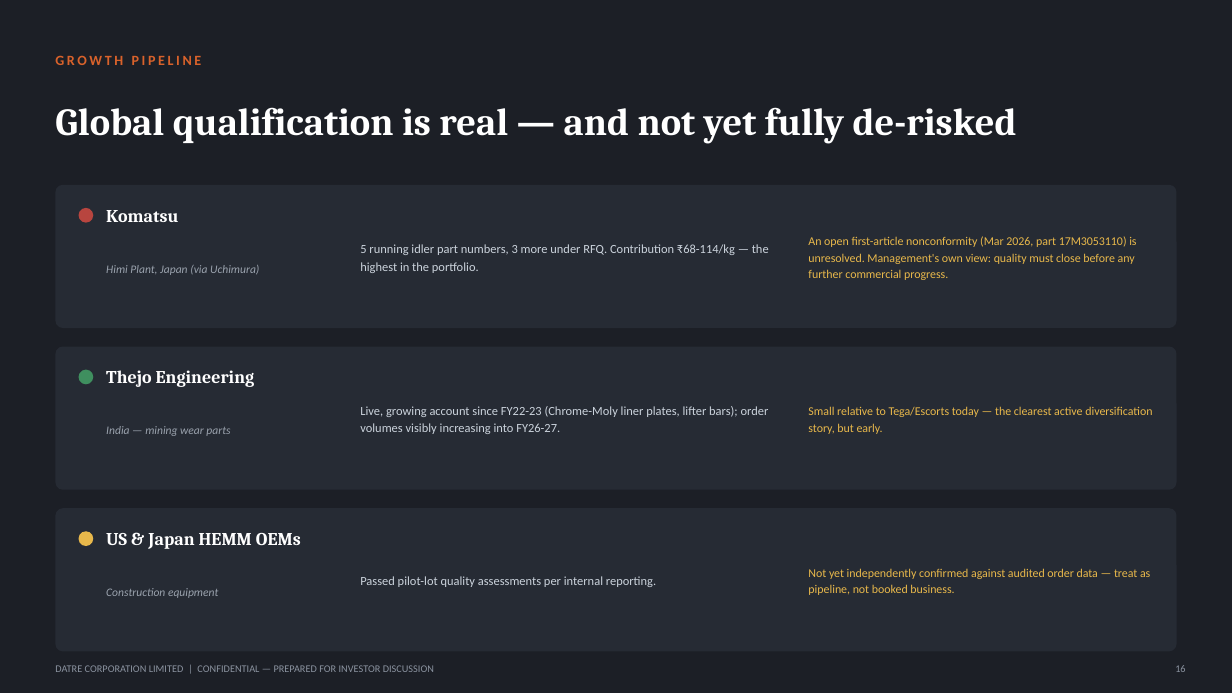
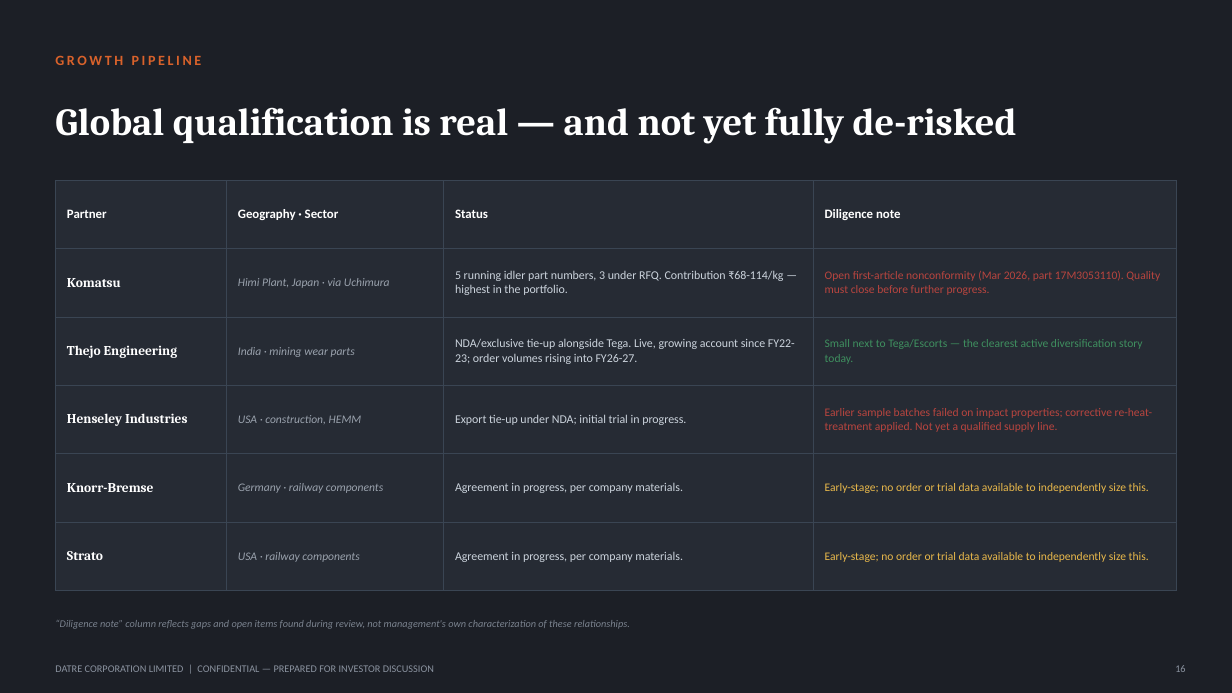
Before and after one commit to indutta/google-drive, a slide deck: slide 16 of investor-pitch/Datre_Corporation_Investor_Pitch.pptx. Drawn at 1232x693 pixels with LibreOffice and Linux fonts; fonts in the diff are those of the drawing. Boxes give left, top, right and bottom in pixels: in the first picture for what was removed or moved away, otherwise in the second. Text is boxed around its words. In the diff, an @@ line names an element or a change of style, - is before the commit and + after.

```diff
--- a/investor-pitch/Datre_Corporation_Investor_Pitch.pptx
+++ b/investor-pitch/Datre_Corporation_Investor_Pitch.pptx
@@ rounded rectangle removed at [55, 185, 1177, 328] @@
@@ table added at [55, 180, 1177, 566], 6 rows, 4 columns @@
+Partner | Geography · Sector | Status | Diligence note
+Komatsu | Himi Plant, Japan · via Uchimura | 5 running idler part numbers, 3 under RFQ. Contribution ₹68-114/kg — highest in the portfolio. | Open first-article nonconformity (Mar 2026, part 17M3053110). Quality must close before further progress.
+Thejo Engineering | India · mining wear parts | NDA/exclusive tie-up alongside Tega. Live, growing account since FY22-23; order volumes rising into FY26-27. | Small next to Tega/Escorts — the clearest active diversification story today.
+Henseley Industries | USA · construction, HEMM | Export tie-up under NDA; initial trial in progress. | Earlier sample batches failed on impact properties; corrective re-heat-treatment applied. Not yet a qualified supply line.
+Knorr-Bremse | Germany · railway components | Agreement in progress, per company materials. | Early-stage; no order or trial data available to independently size this.
+Strato | USA · railway components | Agreement in progress, per company materials. | Early-stage; no order or trial data available to independently size this.
@@ ellipse removed at [79, 208, 93, 223] @@
@@ text removed at [106, 210, 178, 222] @@
-Komatsu
@@ text removed at [808, 236, 1136, 280] @@
-An open first-article nonconformity (Mar 2026, part 17M3053110) is unresolved. Management's own view: quality must close before any further commercial progress.
@@ text removed at [106, 265, 259, 275] @@
-Himi Plant, Japan (via Uchimura)
@@ text removed at [360, 244, 769, 273] @@
-5 running idler part numbers, 3 more under RFQ. Contribution ₹68-114/kg — the highest in the portfolio.
@@ rounded rectangle removed at [55, 347, 1177, 490] @@
@@ ellipse removed at [79, 370, 93, 384] @@
@@ text removed at [106, 370, 255, 387] @@
-Thejo Engineering
@@ text removed at [360, 406, 769, 434] @@
-Live, growing account since FY22-23 (Chrome-Moly liner plates, lifter bars); order volumes visibly increasing into FY26-27.
@@ text removed at [808, 406, 1152, 434] @@
-Small relative to Tega/Escorts today — the clearest active diversification story, but early.
@@ text removed at [106, 426, 230, 436] @@
-India — mining wear parts
@@ rounded rectangle removed at [55, 508, 1177, 652] @@
@@ ellipse removed at [79, 531, 93, 546] @@
@@ text removed at [106, 533, 301, 549] @@
-US & Japan HEMM OEMs
@@ text removed at [808, 568, 1150, 595] @@
-Not yet independently confirmed against audited order data — treat as pipeline, not booked business.
@@ text removed at [106, 588, 218, 598] @@
-Construction equipment
@@ text removed at [360, 576, 656, 587] @@
-Passed pilot-lot quality assessments per internal reporting.
@@ text added at [55, 620, 630, 629], 8 pt, text #7A828E, italic @@
+“Diligence note” column reflects gaps and open items found during review, not management's own characterization of these relationships.
```
Also in this commit, not shown: 3 other slides changed, 1 other file.
